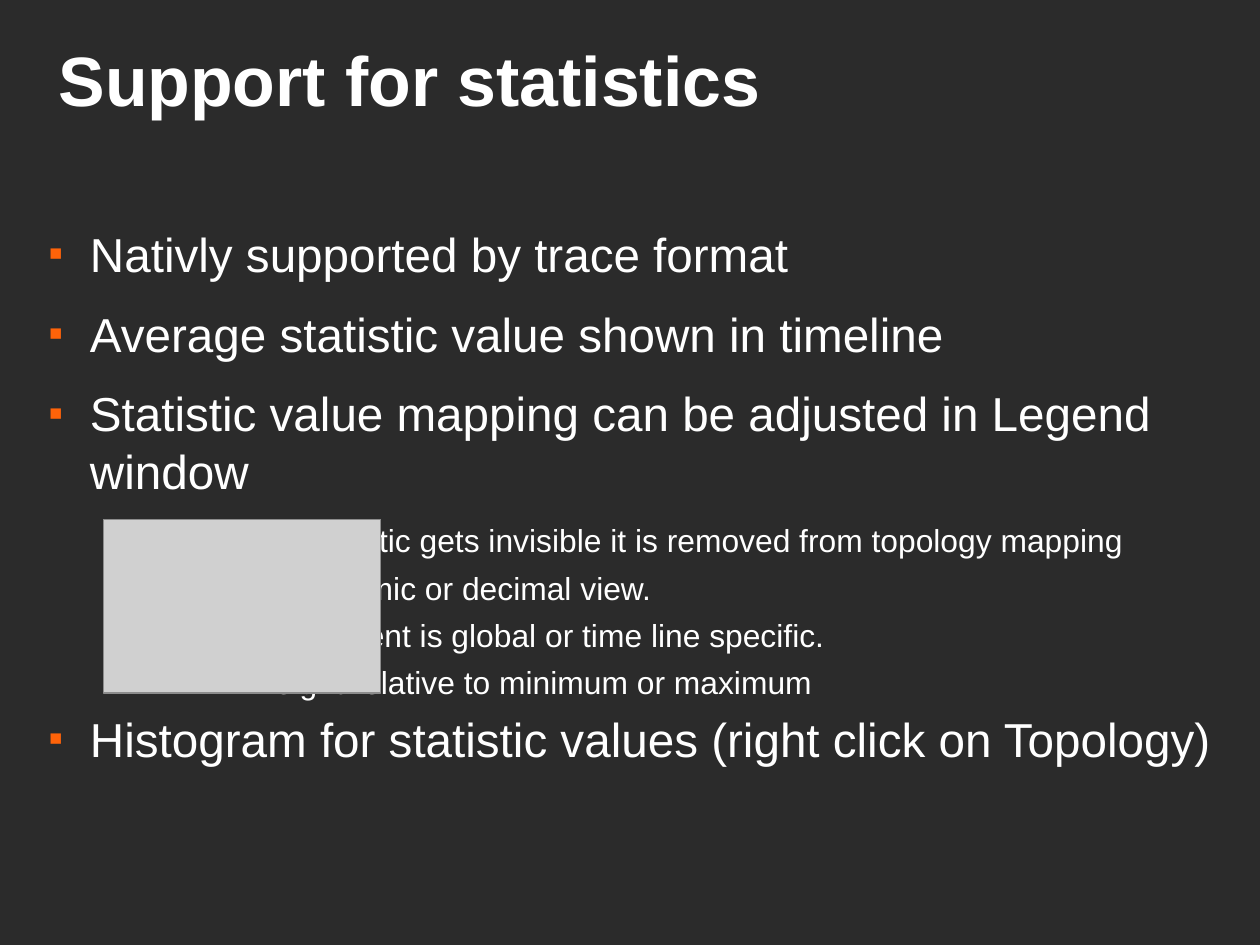
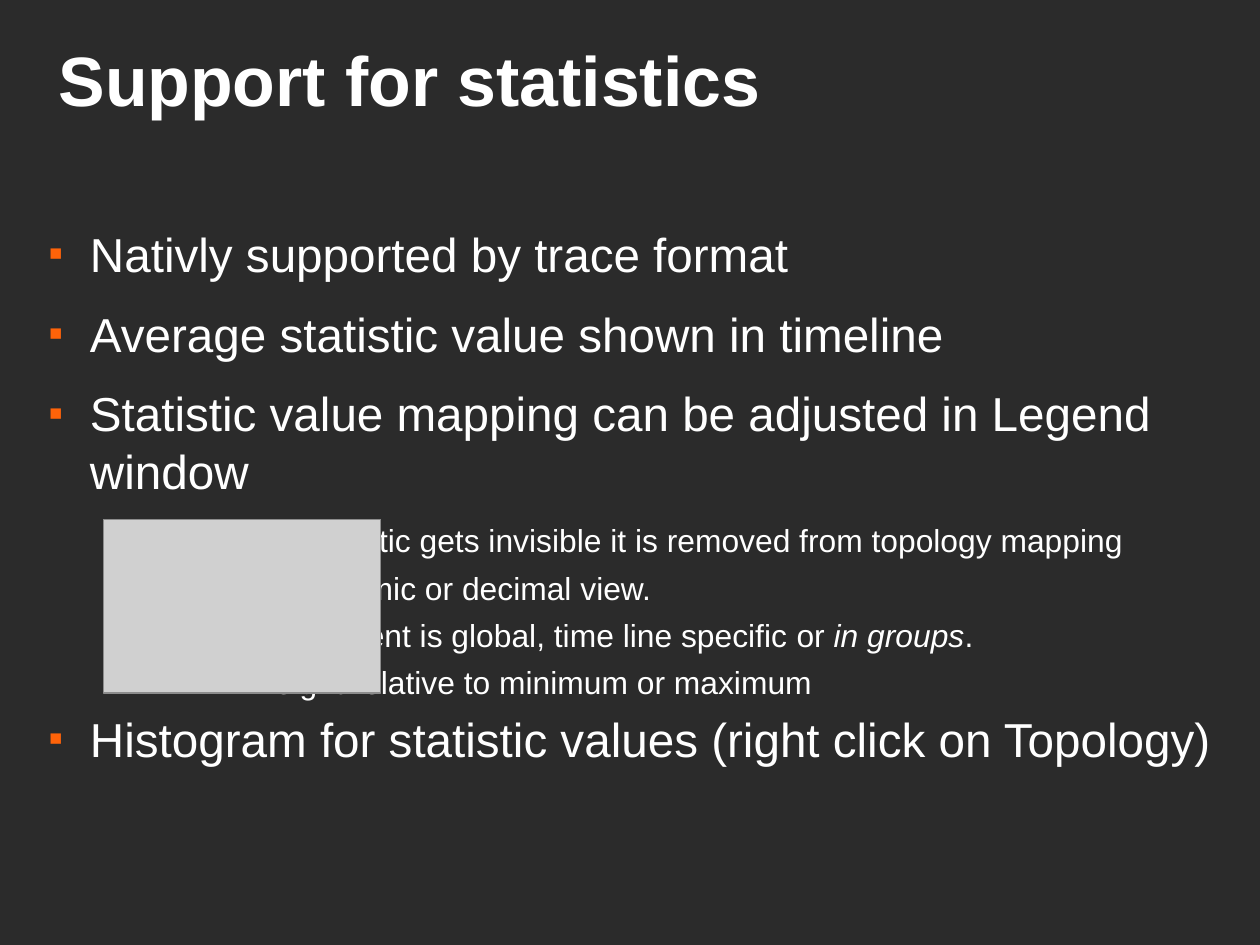
Before and after one commit to JulianKunkel/hdtrace-piosim, a slide deck: slide 22 of PIOsimHD-Doc/Presentations/OngoingWork-04-09/OngoingWork.odp (slide 21 before the commit). Drawn at 1260x945 pixels with LibreOffice and Linux fonts; fonts in the diff are those of the drawing; grey boxes stand for pictures; background and template pictures are left out; a plain dark background stands for a picture behind light text. Boxes give left, top, right and bottom in pixels: in the first picture for what was removed or moved away, otherwise in the second. Text is boxed around its words. In the diff, an @@ line names an element or a change of style, - is before the commit and + after.

```diff
--- a/PIOsimHD-Doc/Presentations/OngoingWork-04-09/OngoingWork.odp
+++ b/PIOsimHD-Doc/Presentations/OngoingWork-04-09/OngoingWork.odp
@@ text at (252,621,973,652): text changed @@
-      ■ Adjustment is global or time line specific.
+      ■ Adjustment is global, time line specific or in groups.
```
Also in this commit, not shown: 22 other slides changed, 9 slides added, 1 slide removed.
